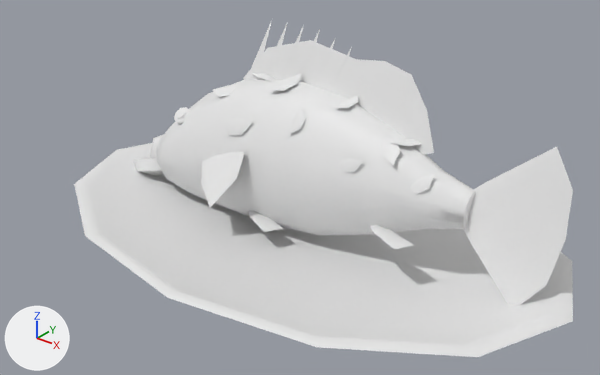
The FBX model Unity/Assets/Resources/FoodModels/SM_mandarin_fish.fbx, before and after one commit.
Both versions are drawn from a 50 mm lens placed at (0.265, -0.333, 0.248), pointed at (0.004, -0.006, 0.046). Arrows for +X, +Y and +Z are at lower left; the lights stay in place. The older version comes first. Vertices at exactly the same position are counted once.

The first picture shows 'SM_mandarin_fish'.
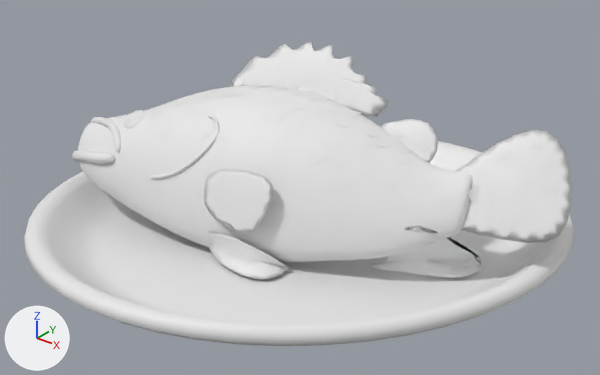
The change, as JSON lines over the scene's bpy script:
```json
{"block": "me_sm_mandarin_fish_001", "where": "# used by ob_sm_mandarin_fish; location = (0.0, 0.0, 0.0)"}
{"op": "remove", "block": "me_sm_mandarin_fish_001", "code": "me_sm_mandarin_fish_001.from_pydata(...)  # 389 vertices, 478 faces; spans x -0.163..0.163, y -0.105..0.105, z 0.0..0.123"}
{"op": "add", "block": "me_sm_mandarin_fish_001", "code": "me_sm_mandarin_fish_001.from_pydata(...)  # 4265 vertices, 4226 faces; spans x -0.14..0.144, y -0.139..0.139, z 0.0..0.118"}
{"block": "me_sm_mandarin_fish_001", "change": "me_sm_mandarin_fish_001 part 1: the loose piece of 99 vertices spanning x -0.12..0.098, y -0.012..0.043, z 0.01..0.095 is rebuilt with 1250 vertices and now spans x -0.129..0.099, y -0.064..0.024, z 0.013..0.096"}
{"block": "me_sm_mandarin_fish_001", "change": "me_sm_mandarin_fish_001 part 2: the loose piece of 86 vertices spanning x -0.163..0.163, y -0.105..0.105, z 0.0..0.024 is rebuilt with 914 vertices and now spans x -0.14..0.14, y -0.139..0.139, z 0.0..0.031"}
{"block": "me_sm_mandarin_fish_001", "change": "me_sm_mandarin_fish_001 part 3: the loose piece of 10 vertices spanning x 0.086..0.148, y 0.001..0.03, z 0.014..0.093 is rebuilt with 122 vertices and now spans x 0.081..0.144, y 0.005..0.046, z 0.045..0.092, in mat_m_mandarinfin (white #e7e7e7)"}
{"block": "me_sm_mandarin_fish_001", "change": "me_sm_mandarin_fish_001 part 4: 18 loose pieces with 151 vertices, spanning x -0.141..0.078, y -0.033..0.041, z 0.009..0.123, are deleted"}
{"block": "me_sm_mandarin_fish_001", "change": "me_sm_mandarin_fish_001 part 5: 42 vertices removed from x -0.068..0.07, y 0.006..0.04, z 0.064..0.12; 1978 vertices added at x -0.131..0.138, y -0.065..0.042, z 0.015..0.118"}
{"op": "remove", "block": "me_sm_mandarin_fish_001", "code": "me_sm_mandarin_fish_001.materials.append(mat_m_fishbelly)  # white #e7e7e7"}
```

Location of each change, (x1, y1, x2, y2) in pixels of the pictures (600 x 375 px):
```json
{"object": "SM_mandarin_fish", "change": "reshaped", "before": [74, 20, 573, 357], "after": [24, 42, 574, 346], "on screen": "10% wider, 10% shorter"}
{"part": 1, "of": "me_sm_mandarin_fish_001", "change": "rebuilt", "before": [156, 79, 475, 235], "after": [78, 86, 473, 262], "on screen": "24% wider, 13% taller"}
{"part": 2, "of": "me_sm_mandarin_fish_001", "change": "rebuilt", "before": [74, 143, 573, 357], "after": [24, 141, 574, 346], "on screen": "10% wider"}
{"part": 3, "of": "me_sm_mandarin_fish_001", "change": "rebuilt", "before": [464, 147, 573, 305], "after": [456, 130, 572, 243], "on screen": "6% wider, 28% shorter"}
{"part": 4, "of": "me_sm_mandarin_fish_001", "change": "deleted", "before": [133, 20, 434, 249]}
{"part": 5, "of": "me_sm_mandarin_fish_001", "change": "built on", "before": [243, 37, 434, 166], "after": [72, 42, 559, 279]}
```
